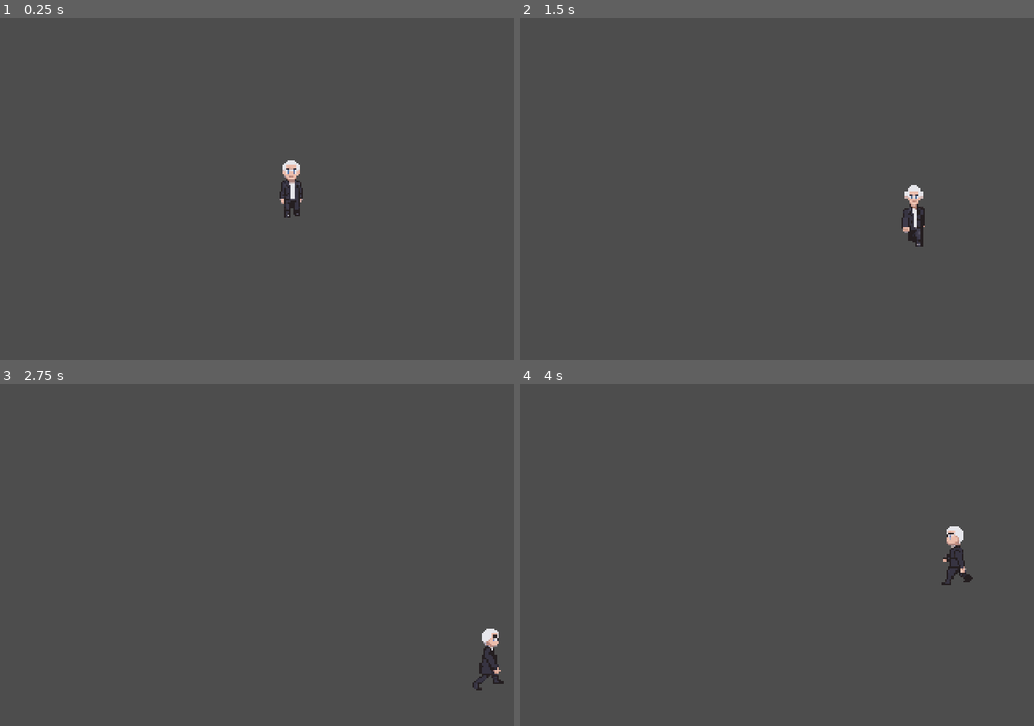
Above: before the commit, frames 1-4 (two rows, left to right).
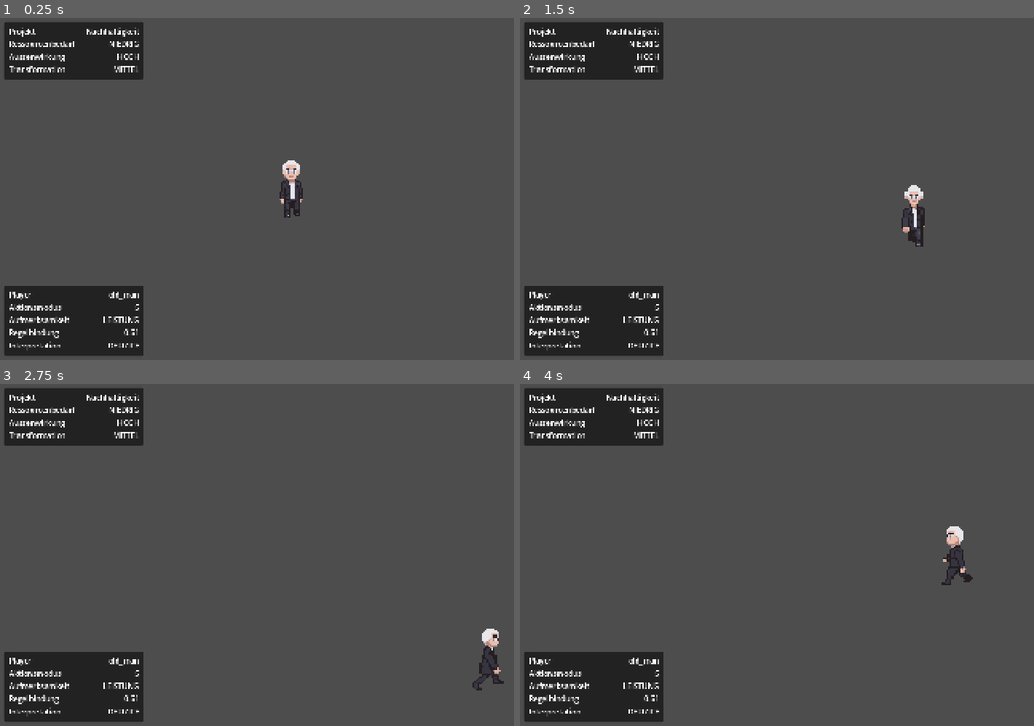
Above: after the commit, the same moments.

Repository: chris-hsd/unfair-game
Game: Godot game, scene res://scenes/game.tscn
Same seed, same stepped clock (60 frames per second), same inputs: the game is played once before the commit and once after it.
Inputs:
- Up to frame 1 (0.25 s): no input
- Up to frame 2 (1.5 s): tap Enter at 0.5 s; hold D (move_right) 0.53-1.28 s; hold C (print_stats) 0.53-1.28 s; hold S (move_down) from 1.28 s (still down); tap C (print_stats) at 1.35 s
- Up to frame 3 (2.75 s): release S (move_down) at 2.03 s; hold D (move_right) from 2.03 s (still down); hold C (print_stats) from 2.03 s (still down)
- Up to frame 4 (4 s): release D (move_right) at 2.78 s; release C (print_stats) at 2.78 s; hold W (move_up) 2.78-3.53 s; tap C (print_stats) at 2.85 s; hold A (move_left) from 3.53 s (still down); hold C (print_stats) from 3.53 s (still down)

The runs differ from the first frame. In frame 1, 9.7% of the frame differs, in the area x 0-28%, y 1-99%; in frame 2, 9.7%; in frame 3, 9.7%; in frame 4, 9.7%.

Commit message:
Add Project resource, HUD with stats tables, refactor Personality to enums
- Personality: replaced Dictionary with typed enums (Focus, Interpretation),
  @export_range fields, added 'player' field; debug_stats prints describe()
- Project: new Resource (titel + Amount enum: ressourcenbedarf, aussenwirkung,
  transformation), first instance assets/projects/nachhaltigkeit.tres
- CurrentProject node holds active project, exposed via 'current_project' group
- HUD: CanvasLayer with two semi-transparent panels — Personality (lower-left)
  and Project (upper-left), both as 2-column GridContainer tables, 22px font;
  live updates via Resource.changed; deferred project lookup to survive
  sibling _ready ordering
- Empty scenes/project.tscn placeholder for future world-side project node

Diff:
--- a/assets/characters/old_man_personality.tres
+++ b/assets/characters/old_man_personality.tres
@@ -4,3 +4,6 @@
 
 [resource]
 script = ExtResource("1_personality")
+player = "old_man"
+aufmerksamkeit = 0
+regelbindung = 0.61
--- /dev/null
+++ b/assets/projects/nachhaltigkeit.tres
@@ -0,0 +1,10 @@
+[gd_resource type="Resource" script_class="Project" format=3 uid="uid://bproject_nachhalt"]
+
+[ext_resource type="Script" path="res://scripts/project.gd" id="1_project"]
+
+[resource]
+script = ExtResource("1_project")
+titel = "Nachhaltigkeit"
+ressourcenbedarf = 0
+aussenwirkung = 2
+transformation = 1
--- a/scenes/game.tscn
+++ b/scenes/game.tscn
@@ -1,10 +1,19 @@
 [gd_scene format=3 uid="uid://2rm75aggmnjt"]
 
 [ext_resource type="PackedScene" uid="uid://do0nq5vot868c" path="res://scenes/old_man.tscn" id="1_uwrxv"]
+[ext_resource type="PackedScene" uid="uid://chudoldman001" path="res://scenes/hud.tscn" id="2_hud"]
+[ext_resource type="Script" uid="uid://drah6ikibqpuw" path="res://scripts/current_project.gd" id="3_curproj"]
+[ext_resource type="Resource" path="res://assets/projects/nachhaltigkeit.tres" id="4_project"]
 
 [node name="Game" type="Node2D" unique_id=630053644]
 
 [node name="Old_man" parent="." unique_id=614380754 instance=ExtResource("1_uwrxv")]
 
+[node name="HUD" parent="." unique_id=1415199076 instance=ExtResource("2_hud")]
+
 [node name="Camera2D" type="Camera2D" parent="." unique_id=422782666]
 zoom = Vector2(5, 5)
+
+[node name="CurrentProject" type="Node" parent="." unique_id=410623912]
+script = ExtResource("3_curproj")
+project = ExtResource("4_project")
--- /dev/null
+++ b/scenes/hud.gd
@@ -0,0 +1,56 @@
+extends CanvasLayer
+
+@export var personality: Personality
+
+@onready var player_value: Label = $Root/Panel/MarginContainer/StatsGrid/LabelPlayerValue
+@onready var aktionsmodus_value: Label = $Root/Panel/MarginContainer/StatsGrid/LabelAktionsmodusValue
+@onready var fokus_value: Label = $Root/Panel/MarginContainer/StatsGrid/LabelFokusValue
+@onready var regelbindung_value: Label = $Root/Panel/MarginContainer/StatsGrid/LabelRegelbindungValue
+@onready var interpretation_value: Label = $Root/Panel/MarginContainer/StatsGrid/LabelInterpretationValue
+
+@onready var projekt_value: Label = $Root/ProjectPanel/MarginContainer/ProjectGrid/LabelProjektValue
+@onready var ressourcenbedarf_value: Label = $Root/ProjectPanel/MarginContainer/ProjectGrid/LabelRessourcenbedarfValue
+@onready var aussenwirkung_value: Label = $Root/ProjectPanel/MarginContainer/ProjectGrid/LabelAussenwirkungValue
+@onready var transformation_value: Label = $Root/ProjectPanel/MarginContainer/ProjectGrid/LabelTransformationValue
+
+var _project: Project
+
+func _ready() -> void:
+	if personality != null:
+		personality.changed.connect(update_stats)
+	update_stats()
+	_resolve_project.call_deferred()
+
+func _resolve_project() -> void:
+	var holder := get_tree().get_first_node_in_group("current_project")
+	if holder != null:
+		_project = holder.get("project")
+		if _project != null:
+			_project.changed.connect(update_project)
+	update_project()
+
+func update_stats() -> void:
+	if personality == null:
+		player_value.text = "—"
+		aktionsmodus_value.text = "—"
+		fokus_value.text = "Keine Personality"
+		regelbindung_value.text = "—"
+		interpretation_value.text = "—"
+		return
+	player_value.text = personality.player
+	aktionsmodus_value.text = str(personality.aktionsmodus)
+	fokus_value.text = Personality.Focus.keys()[personality.aufmerksamkeit]
+	regelbindung_value.text = "%.2f" % personality.regelbindung
+	interpretation_value.text = Personality.Interpretation.keys()[personality.interpretation]
+
+func update_project() -> void:
+	if _project == null:
+		projekt_value.text = "Kein Projekt"
+		ressourcenbedarf_value.text = "—"
+		aussenwirkung_value.text = "—"
+		transformation_value.text = "—"
+		return
+	projekt_value.text = _project.titel
+	ressourcenbedarf_value.text = Project.Amount.keys()[_project.ressourcenbedarf]
+	aussenwirkung_value.text = Project.Amount.keys()[_project.aussenwirkung]
+	transformation_value.text = Project.Amount.keys()[_project.transformation]
--- /dev/null
+++ b/scenes/hud.tscn
@@ -0,0 +1,177 @@
+[gd_scene load_steps=4 format=3 uid="uid://chudoldman001"]
+
+[ext_resource type="Script" path="res://scenes/hud.gd" id="1_hud"]
+[ext_resource type="Resource" uid="uid://ogjg6m0uvonj" path="res://assets/characters/old_man_personality.tres" id="2_personality"]
+
+[sub_resource type="StyleBoxFlat" id="StyleBoxFlat_hud"]
+bg_color = Color(0, 0, 0, 0.55)
+corner_radius_top_left = 6
+corner_radius_top_right = 6
+corner_radius_bottom_right = 6
+corner_radius_bottom_left = 6
+
+[node name="HUD" type="CanvasLayer"]
+script = ExtResource("1_hud")
+personality = ExtResource("2_personality")
+
+[node name="Root" type="Control" parent="."]
+layout_mode = 3
+anchors_preset = 15
+anchor_right = 1.0
+anchor_bottom = 1.0
+mouse_filter = 2
+
+[node name="Panel" type="PanelContainer" parent="Root"]
+layout_mode = 1
+anchors_preset = 2
+anchor_top = 1.0
+anchor_bottom = 1.0
+offset_left = 12.0
+offset_top = -218.0
+offset_right = 420.0
+offset_bottom = -12.0
+grow_vertical = 0
+theme_override_styles/panel = SubResource("StyleBoxFlat_hud")
+
+[node name="MarginContainer" type="MarginContainer" parent="Root/Panel"]
+layout_mode = 2
+theme_override_constants/margin_left = 14
+theme_override_constants/margin_top = 12
+theme_override_constants/margin_right = 14
+theme_override_constants/margin_bottom = 12
+
+[node name="StatsGrid" type="GridContainer" parent="Root/Panel/MarginContainer"]
+layout_mode = 2
+theme_override_constants/h_separation = 18
+theme_override_constants/v_separation = 6
+columns = 2
+
+[node name="LabelPlayerName" type="Label" parent="Root/Panel/MarginContainer/StatsGrid"]
+layout_mode = 2
+theme_override_font_sizes/font_size = 22
+text = "Player"
+
+[node name="LabelPlayerValue" type="Label" parent="Root/Panel/MarginContainer/StatsGrid"]
+layout_mode = 2
+size_flags_horizontal = 3
+theme_override_font_sizes/font_size = 22
+horizontal_alignment = 2
+text = "-"
+
+[node name="LabelAktionsmodusName" type="Label" parent="Root/Panel/MarginContainer/StatsGrid"]
+layout_mode = 2
+theme_override_font_sizes/font_size = 22
+text = "Aktionsmodus"
+
+[node name="LabelAktionsmodusValue" type="Label" parent="Root/Panel/MarginContainer/StatsGrid"]
+layout_mode = 2
+size_flags_horizontal = 3
+theme_override_font_sizes/font_size = 22
+horizontal_alignment = 2
+text = "-"
+
+[node name="LabelFokusName" type="Label" parent="Root/Panel/MarginContainer/StatsGrid"]
+layout_mode = 2
+theme_override_font_sizes/font_size = 22
+text = "Aufmerksamkeit"
+
+[node name="LabelFokusValue" type="Label" parent="Root/Panel/MarginContainer/StatsGrid"]
+layout_mode = 2
+size_flags_horizontal = 3
+theme_override_font_sizes/font_size = 22
+horizontal_alignment = 2
+text = "-"
+
+[node name="LabelRegelbindungName" type="Label" parent="Root/Panel/MarginContainer/StatsGrid"]
+layout_mode = 2
+theme_override_font_sizes/font_size = 22
+text = "Regelbindung"
+
+[node name="LabelRegelbindungValue" type="Label" parent="Root/Panel/MarginContainer/StatsGrid"]
+layout_mode = 2
+size_flags_horizontal = 3
+theme_override_font_sizes/font_size = 22
+horizontal_alignment = 2
+text = "-"
+
+[node name="LabelInterpretationName" type="Label" parent="Root/Panel/MarginContainer/StatsGrid"]
+layout_mode = 2
+theme_override_font_sizes/font_size = 22
+text = "Interpretation"
+
+[node name="LabelInterpretationValue" type="Label" parent="Root/Panel/MarginContainer/StatsGrid"]
+layout_mode = 2
+size_flags_horizontal = 3
+theme_override_font_sizes/font_size = 22
+horizontal_alignment = 2
+text = "-"
+
+[node name="ProjectPanel" type="PanelContainer" parent="Root"]
+layout_mode = 1
+anchors_preset = 0
+offset_left = 12.0
+offset_top = 12.0
+offset_right = 420.0
+offset_bottom = 180.0
+theme_override_styles/panel = SubResource("StyleBoxFlat_hud")
+
+[node name="MarginContainer" type="MarginContainer" parent="Root/ProjectPanel"]
+layout_mode = 2
+theme_override_constants/margin_left = 14
+theme_override_constants/margin_top = 12
+theme_override_constants/margin_right = 14
+theme_override_constants/margin_bottom = 12
+
+[node name="ProjectGrid" type="GridContainer" parent="Root/ProjectPanel/MarginContainer"]
+layout_mode = 2
+theme_override_constants/h_separation = 18
+theme_override_constants/v_separation = 6
+columns = 2
+
+[node name="LabelProjektName" type="Label" parent="Root/ProjectPanel/MarginContainer/ProjectGrid"]
+layout_mode = 2
+theme_override_font_sizes/font_size = 22
+text = "Projekt"
+
+[node name="LabelProjektValue" type="Label" parent="Root/ProjectPanel/MarginContainer/ProjectGrid"]
+layout_mode = 2
+size_flags_horizontal = 3
+theme_override_font_sizes/font_size = 22
+horizontal_alignment = 2
+text = "-"
+
+[node name="LabelRessourcenbedarfName" type="Label" parent="Root/ProjectPanel/MarginContainer/ProjectGrid"]
+layout_mode = 2
+theme_override_font_sizes/font_size = 22
+text = "Ressourcenbedarf"
+
+[node name="LabelRessourcenbedarfValue" type="Label" parent="Root/ProjectPanel/MarginContainer/ProjectGrid"]
+layout_mode = 2
+size_flags_horizontal = 3
+theme_override_font_sizes/font_size = 22
+horizontal_alignment = 2
+text = "-"
+
+[node name="LabelAussenwirkungName" type="Label" parent="Root/ProjectPanel/MarginContainer/ProjectGrid"]
+layout_mode = 2
+theme_override_font_sizes/font_size = 22
+text = "Aussenwirkung"
+
+[node name="LabelAussenwirkungValue" type="Label" parent="Root/ProjectPanel/MarginContainer/ProjectGrid"]
+layout_mode = 2
+size_flags_horizontal = 3
+theme_override_font_sizes/font_size = 22
+horizontal_alignment = 2
+text = "-"
+
+[node name="LabelTransformationName" type="Label" parent="Root/ProjectPanel/MarginContainer/ProjectGrid"]
+layout_mode = 2
+theme_override_font_sizes/font_size = 22
+text = "Transformation"
+
+[node name="LabelTransformationValue" type="Label" parent="Root/ProjectPanel/MarginContainer/ProjectGrid"]
+layout_mode = 2
+size_flags_horizontal = 3
+theme_override_font_sizes/font_size = 22
+horizontal_alignment = 2
+text = "-"
--- /dev/null
+++ b/scenes/project.tscn
@@ -0,0 +1,3 @@
+[gd_scene format=3 uid="uid://0atmcf4df664"]
+
+[node name="Projects" type="Node2D" unique_id=726331897]
--- /dev/null
+++ b/scripts/current_project.gd
@@ -0,0 +1,6 @@
+extends Node
+
+@export var project: Project
+
+func _ready() -> void:
+	add_to_group("current_project")
--- a/scripts/debug_stats.gd
+++ b/scripts/debug_stats.gd
@@ -12,4 +12,4 @@
 			if p == null:
 				print("[%s] no personality assigned" % label)
 				continue
-			print("[%s] %s" % [label, p.modifiers])
+			print("[%s] %s" % [label, p.describe()])
--- a/scripts/personality.gd
+++ b/scripts/personality.gd
@@ -1,12 +1,20 @@
 extends Resource
 class_name Personality
 
-const FOCUS := ["Leistung", "Kreativität", "Sichtbarkeit", "Förderung"]
-const INTERPRETATION := ["Defizite", "Potential", "Struktur"]
+enum Focus { LEISTUNG, KREATIVITAET, SICHTBARKEIT, FOERDERUNG }
+enum Interpretation { DEFIZITE, POTENTIAL, STRUKTUR }
 
-@export var modifiers: Dictionary = {
-	"Aktionsmodus": 5,
-	"Aufmerksamkeitsfokus": "Sichtbarkeit",
-	"Regelbindung": 0.5,
-	"Interpretation": "Defizite",
-}
+@export var player: String = ""
+@export_range(0, 10) var aktionsmodus: int = 5
+@export var aufmerksamkeit: Focus = Focus.SICHTBARKEIT
+@export_range(0.0, 1.0, 0.01) var regelbindung: float = 0.5
+@export var interpretation: Interpretation = Interpretation.DEFIZITE
+
+func describe() -> String:
+	return "Player=%s, Aktionsmodus=%d, Aufmerksamkeit=%s, Regelbindung=%.2f, Interpretation=%s" % [
+		player,
+		aktionsmodus,
+		Focus.keys()[aufmerksamkeit],
+		regelbindung,
+		Interpretation.keys()[interpretation],
+	]
--- /dev/null
+++ b/scripts/project.gd
@@ -0,0 +1,17 @@
+extends Resource
+class_name Project
+
+enum Amount { NIEDRIG, MITTEL, HOCH }
+
+@export var titel: String = ""
+@export var ressourcenbedarf: Amount = Amount.NIEDRIG
+@export var aussenwirkung: Amount = Amount.HOCH
+@export var transformation: Amount = Amount.MITTEL
+
+func describe() -> String:
+	return "%s: Ressourcenbedarf=%s, Aussenwirkung=%s, Transformation=%s" % [
+		titel,
+		Amount.keys()[ressourcenbedarf],
+		Amount.keys()[aussenwirkung],
+		Amount.keys()[transformation],
+	]
Not shown, added: scenes/hud.gd.uid
Not shown: 1 places in scenes/old_man.tscn that only renumber resources
Not shown, added: scripts/current_project.gd.uid
Not shown, added: scripts/project.gd.uid
